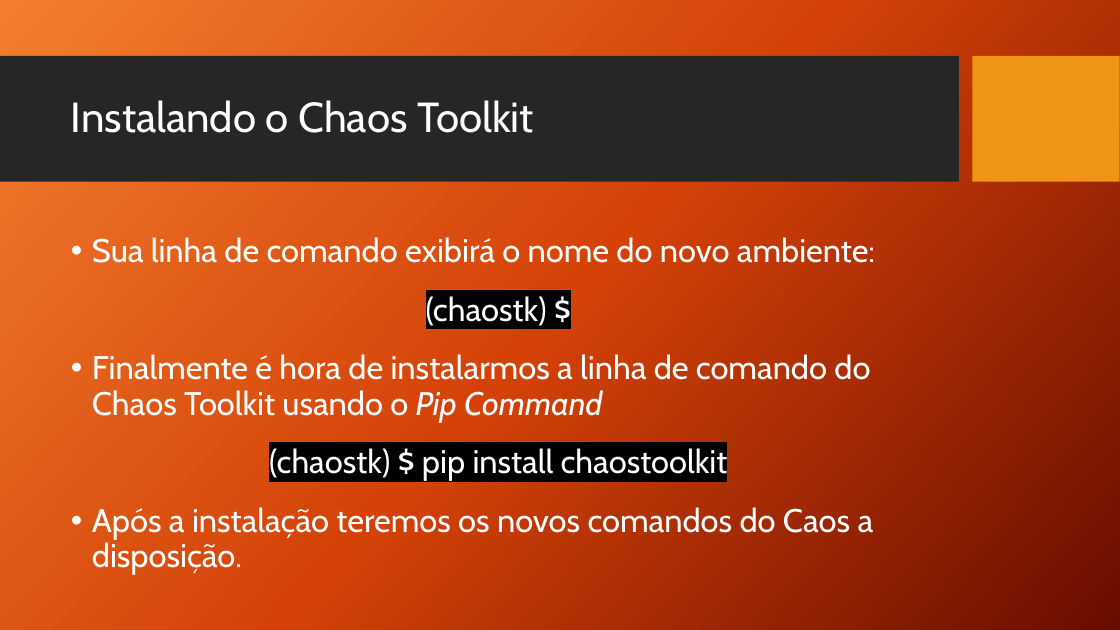
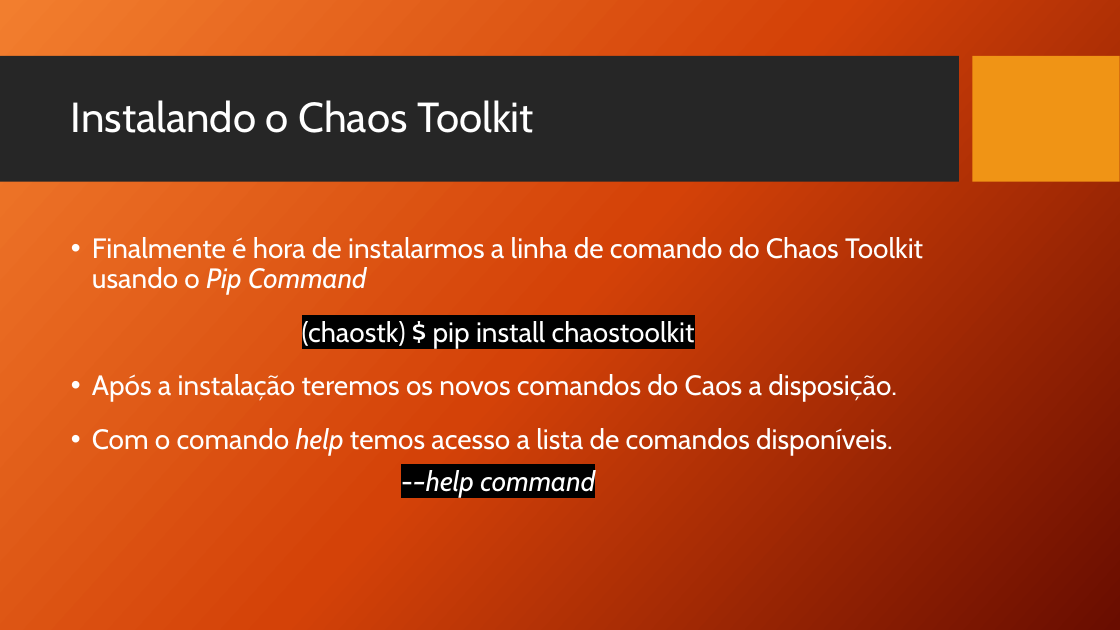
Before and after one commit to TCC-Chaos-Engineering/docs-chaos-engineering, a slide deck: slide 48 of docs/Chaos Engineering - Das Hipoteses aos Testes.pptx. Drawn at 1120x630 pixels with LibreOffice and Linux fonts; fonts in the diff are those of the drawing; background and template pictures are left out. Boxes give left, top, right and bottom in pixels: in the first picture for what was removed or moved away, otherwise in the second. Text is boxed around its words. In the diff, an @@ line names an element or a change of style, - is before the commit and + after.

```diff
--- a/docs/Chaos Engineering - Das Hipoteses aos Testes.pptx
+++ b/docs/Chaos Engineering - Das Hipoteses aos Testes.pptx
@@ text at (92,237,875,326): paragraphs removed @@
-• Sua linha de comando exibirá o nome do novo ambiente:
-(chaostk) $
@@ text at (92,237,923,402): size 28 to 24 pt in "Finalmente é hora de instalarmos a linha ...", "(chaostk) $ pip install chaostoolkit", "Após a instalação teremos os novos comandos ..." @@
@@ text at (92,428,893,497): paragraphs added @@
+• Com o comando help temos acesso a lista de comandos disponíveis.
+-–help command
```
Also in this commit, not shown: 27 other slides changed, 21 slides added, 2 slides removed.
